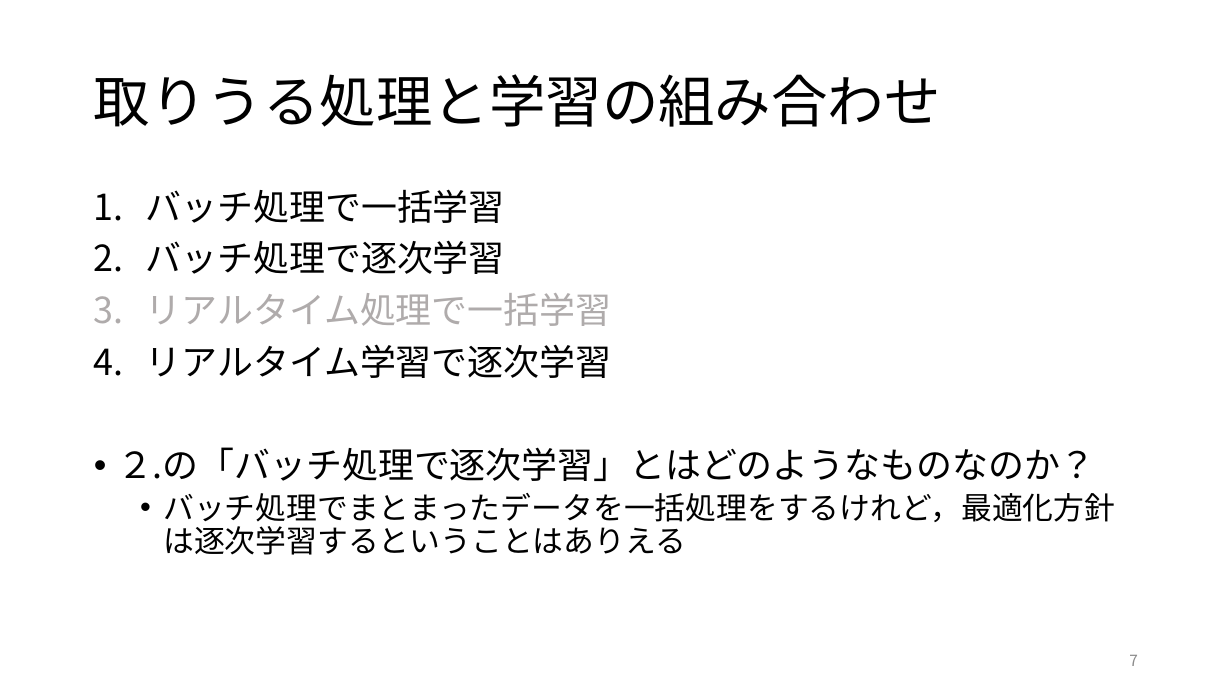
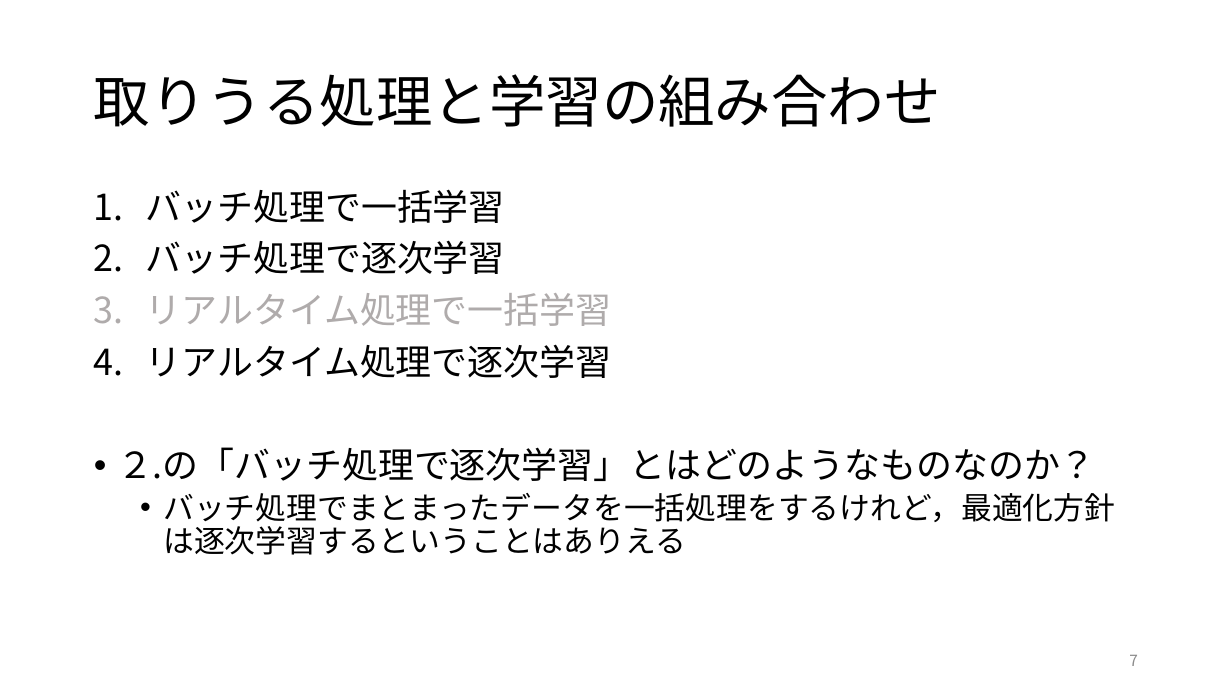
Before and after one commit to ryosuke-ku/Rinko, a slide deck: slide 7 of 仕事ではじめる機械学習第4章.pptx. Drawn at 1232x693 pixels with LibreOffice and Linux fonts; fonts in the diff are those of the drawing. Boxes give left, top, right and bottom in pixels: in the first picture for what was removed or moved away, otherwise in the second. Text is boxed around its words. In the diff, an @@ line names an element or a change of style, - is before the commit and + after.

```diff
--- a/仕事ではじめる機械学習第4章.pptx
+++ b/仕事ではじめる機械学習第4章.pptx
@@ text at [146, 344, 611, 378]: text changed @@
-4. リアルタイム学習で逐次学習
+4. リアルタイム処理で逐次学習
```
Also in this commit, not shown: 6 other slides changed, 1 slide added, 2 other files.
